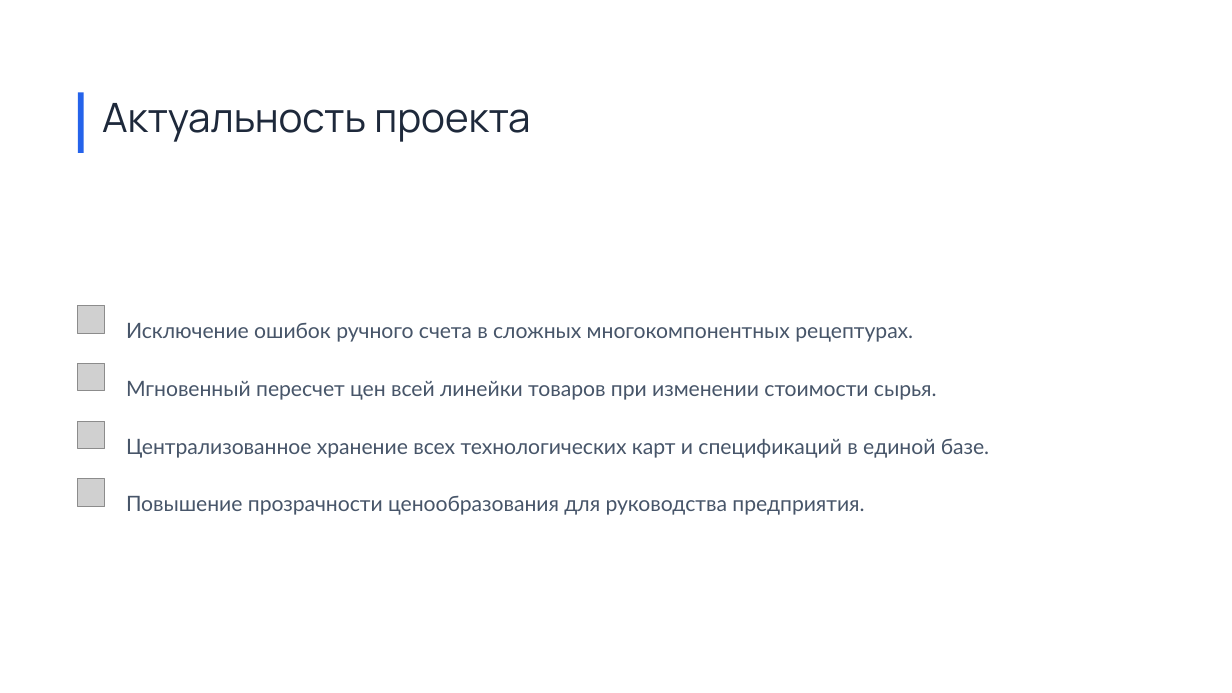
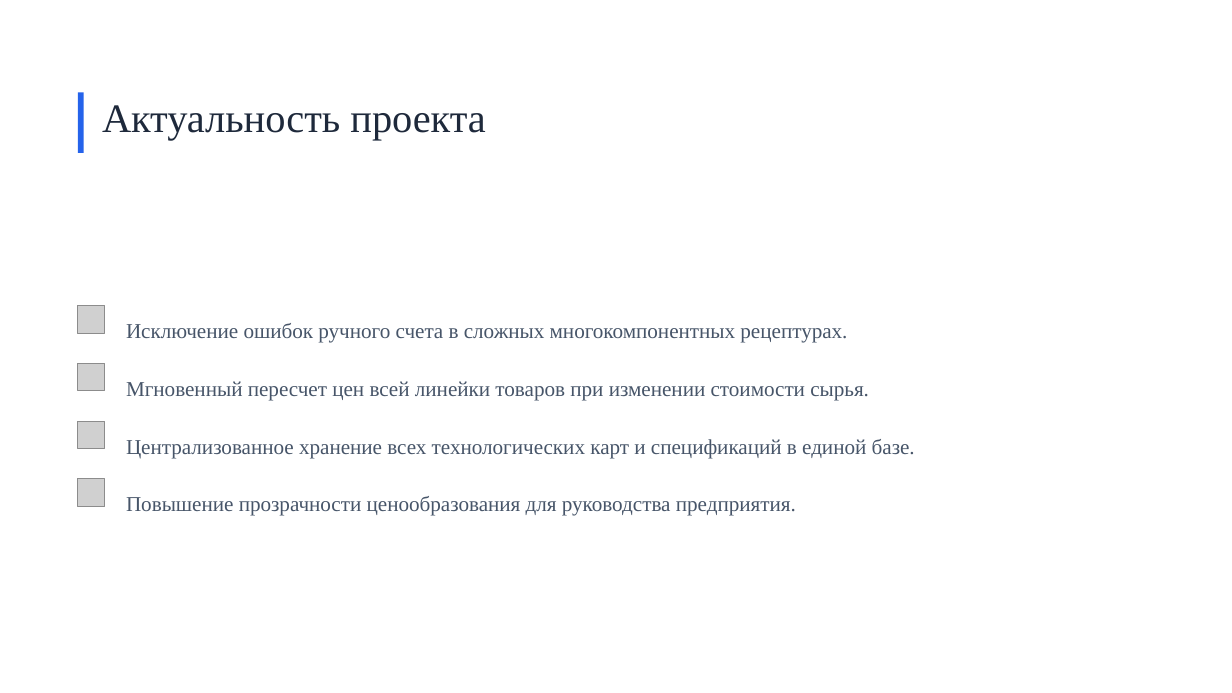
Before and after one commit to ktoto246/1, a slide deck: slide 3 of Презентация.pptx. Drawn at 1232x693 pixels with LibreOffice and Linux fonts; fonts in the diff are those of the drawing; grey boxes stand for pictures; background and template pictures are left out. Boxes give left, top, right and bottom in pixels: in the first picture for what was removed or moved away, otherwise in the second. Text is boxed around its words. In the diff, an @@ line names an element or a change of style, - is before the commit and + after.

```diff
--- a/Презентация.pptx
+++ b/Презентация.pptx
@@ text "Актуальность проекта" at [102,105,485,141]: font Manrope to Times New Roman @@
@@ font Lato to Times New Roman in 4 elements at [126,381,869,400], [126,439,915,458], [126,496,796,516], [126,323,847,342] @@
```
Also in this commit, not shown: 4 other slides changed, 1 slide added, 2 slides removed.
